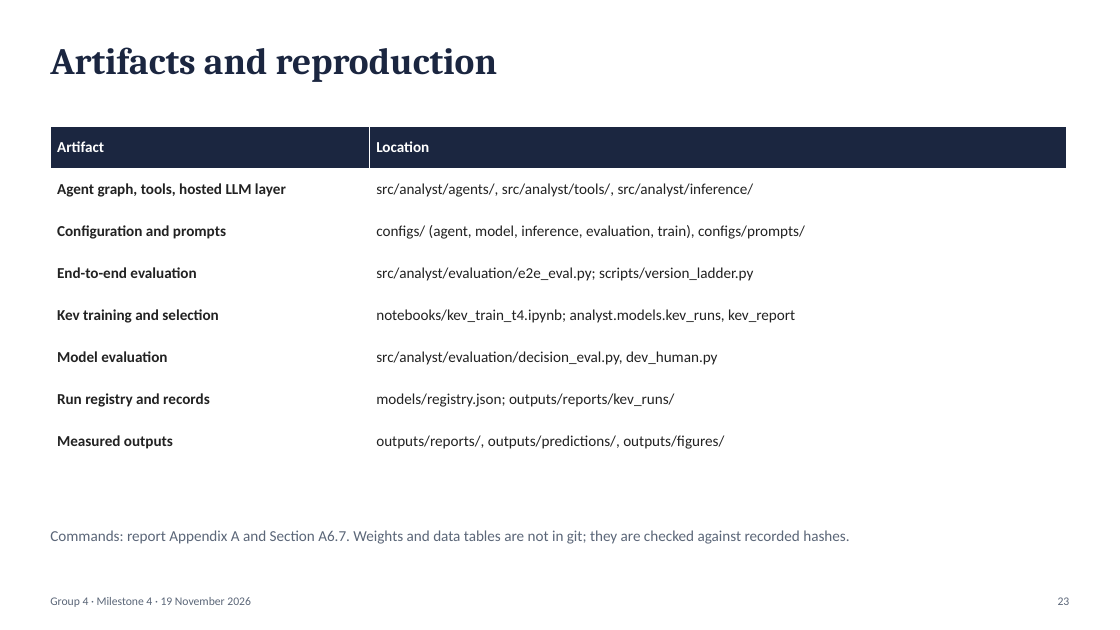
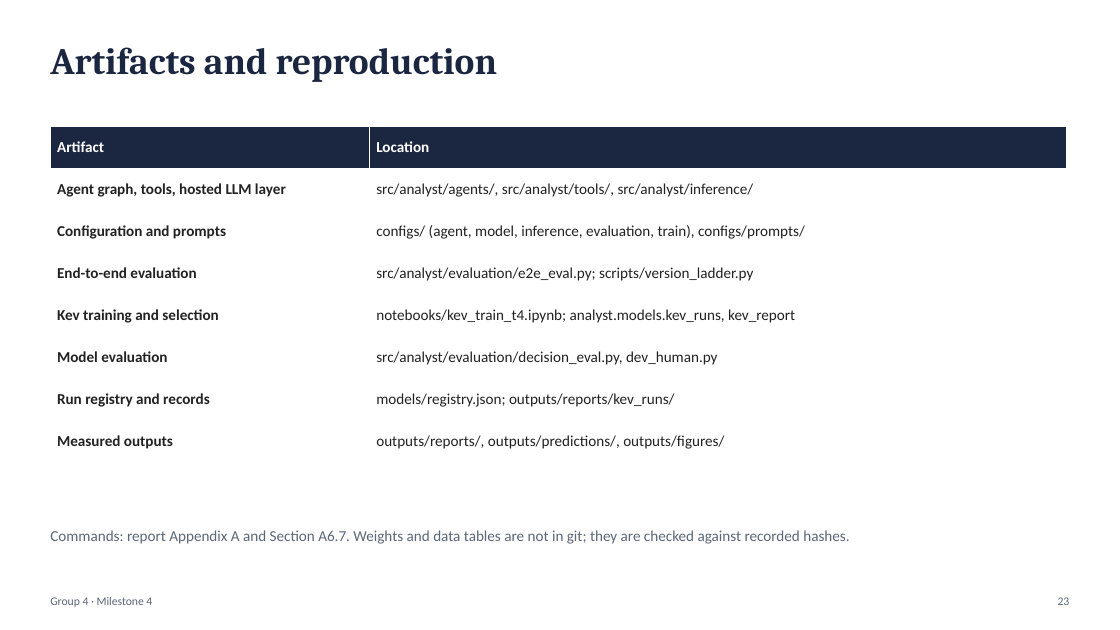
Before and after one commit to sathyaIITM/Group-4-DS-and-AI-Lab-Project, a slide deck: slide 23 of docs/milestones/Milestone4_TA_Presentation.pptx. Drawn at 1120x630 pixels with LibreOffice and Linux fonts; fonts in the diff are those of the drawing. Boxes give left, top, right and bottom in pixels: in the first picture for what was removed or moved away, otherwise in the second. Text is boxed around its words. In the diff, an @@ line names an element or a change of style, - is before the commit and + after.

```diff
--- a/docs/milestones/Milestone4_TA_Presentation.pptx
+++ b/docs/milestones/Milestone4_TA_Presentation.pptx
@@ text at (50, 597, 152, 607): text changed @@
-Group 4 · Milestone 4 · 19 November 2026
+Group 4 · Milestone 4
```
Also in this commit, not shown: 22 other slides changed, 1 other file.
